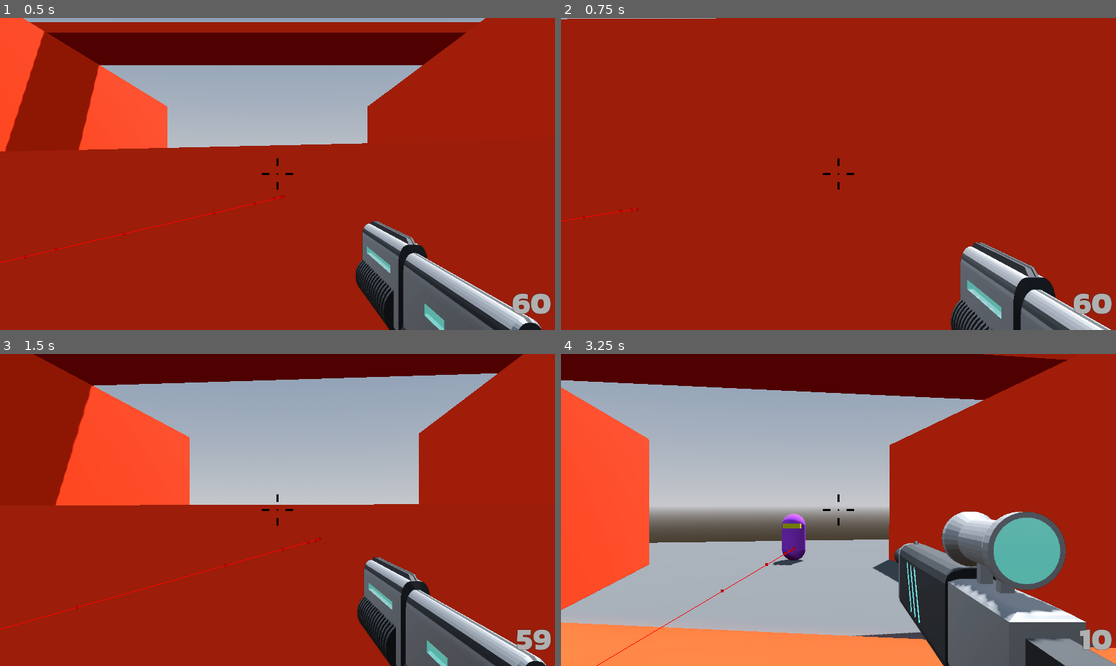
Above: before the commit, frames 1-4 (two rows, left to right).
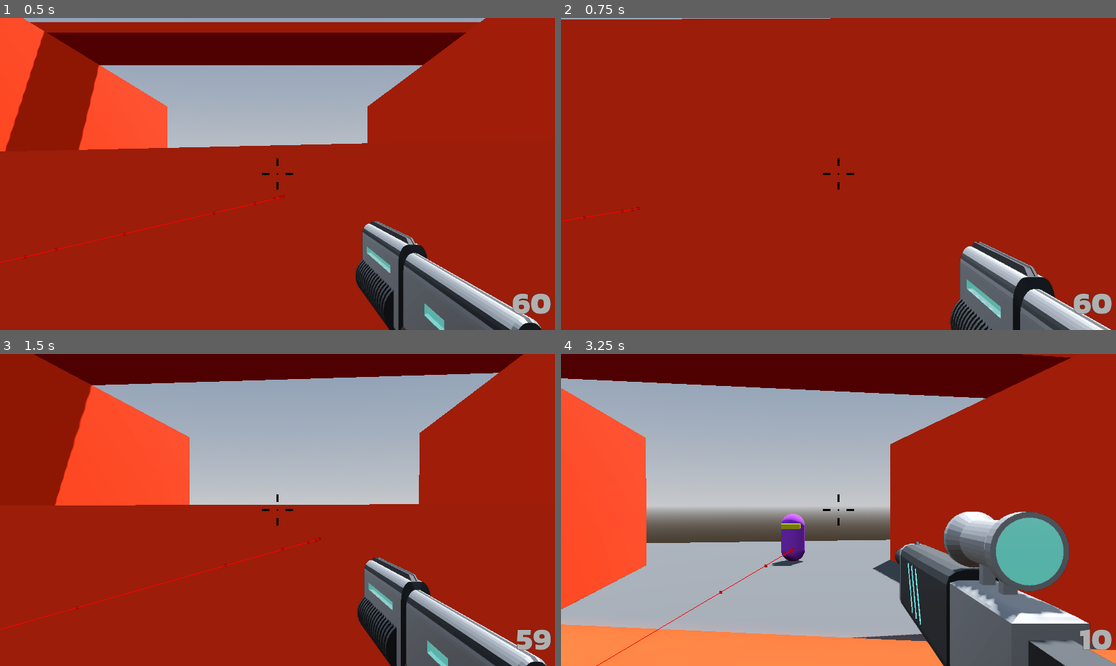
Above: after the commit, the same moments.

Repository: SpookyUboa/robo-rampage
Game: Godot game, scene res://Levels/Sandbox.tscn
The game is run twice, just before and just after one commit, with the same random seed, the same clock (stepped at 60 frames per second) and the same inputs.
Inputs (mouse positions are in pixels of both pictures, inside the frame that each line leads up to):
- Up to frame 1 (0.5 s): no input
- Up to frame 2 (0.75 s): tap Enter (ui_accept) at 0.5 s; move the mouse to (866, 174) at 0.52 s; hold W (move_forward) from 0.53 s (still down); hold T (aim) from 0.53 s (still down)
- Up to frame 3 (1.5 s): keep holding W (move_forward); tap Enter (ui_accept) at 0.77 s; move the mouse to (249, 510) at 1.27 s; release T (aim) at 1.28 s; click (249, 510) at 1.35 s
- Up to frame 4 (3.25 s): keep holding W (move_forward); tap Enter (ui_accept) at 1.52, 2.75, 3.02 s; tap T (aim) at 1.55, 3.05 s; move the mouse to (849, 503) at 2.02 s; hold T (aim) 2.03-2.78 s; move the mouse to (832, 516) at 2.77 s; tap Mouse wheel up (next_weapon) at 2.85 s

Frame 1 is identical in both runs. In frame 2, 0.4% of the frame differs, in the area x 1-95%, y 0-100%; in frame 3, 0.5%; in frame 4, 3.4%, in the area x 0-100%, y 0-100%.

Commit message:
zoom animation

Diff:
--- a/Player/Player.gd
+++ b/Player/Player.gd
@@ -6,6 +6,7 @@
 @export var fall_multiplier : float = 1.5
 @export var max_health : int = 100
 @export var zoom_fov := 0.7
+@export var zoom_speed := 20
 
 
 var gravity: float = ProjectSettings.get_setting("physics/3d/default_gravity")
@@ -44,11 +45,11 @@
 			velocity.y -= gravity * delta * fall_multiplier
 
 	if Input.is_action_pressed("aim"):
-		smooth_camera.fov = smooth_camera_fov * zoom_fov
-		weapon_camera.fov = weapon_camera_fov * zoom_fov
+		smooth_camera.fov = lerp(smooth_camera.fov, smooth_camera_fov * zoom_fov, zoom_speed * delta)
+		weapon_camera.fov = lerp(weapon_camera.fov, weapon_camera_fov * zoom_fov, zoom_speed * delta)
 	else:
-		smooth_camera.fov = smooth_camera_fov
-		weapon_camera.fov = weapon_camera_fov
+		smooth_camera.fov = lerp(smooth_camera.fov, smooth_camera_fov, zoom_speed * delta)
+		weapon_camera.fov = lerp(weapon_camera.fov, weapon_camera_fov, zoom_speed * delta)
 
 	if Input.is_action_just_pressed("ui_accept") and is_on_floor():
 		velocity.y = sqrt(jump_height * 2 * gravity)
